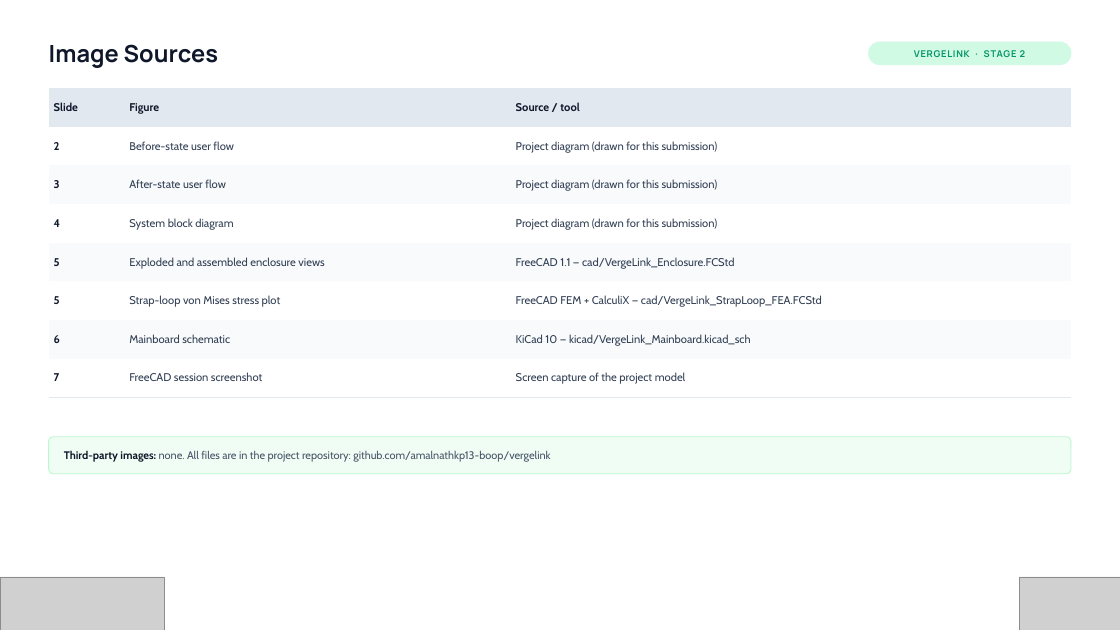
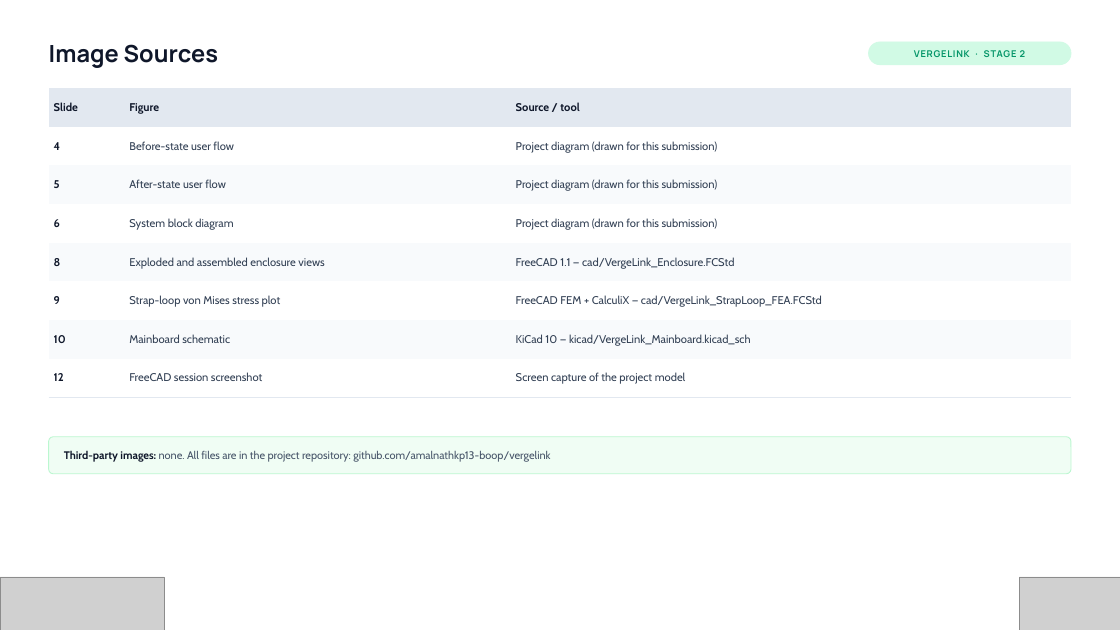
Before and after one commit to amalnathkp13-boop/vergelink, a slide deck: slide 20 of presentation/VergeLink_Vishwakarma_Stage2.pptx (slide 13 before the commit). Drawn at 1120x630 pixels with LibreOffice and Linux fonts; fonts in the diff are those of the drawing; grey boxes stand for pictures; background and template pictures are left out. Boxes give left, top, right and bottom in pixels: in the first picture for what was removed or moved away, otherwise in the second. Text is boxed around its words. In the diff, an @@ line names an element or a change of style, - is before the commit and + after.

```diff
--- a/presentation/VergeLink_Vishwakarma_Stage2.pptx
+++ b/presentation/VergeLink_Vishwakarma_Stage2.pptx
@@ table at (49, 88, 1071, 397) @@
-row 2, column 1: 2
+row 2, column 1: 4
-row 3, column 1: 3
+row 3, column 1: 5
-row 4, column 1: 4
+row 4, column 1: 6
-row 5, column 1: 5
+row 5, column 1: 8
-row 6, column 1: 5
+row 6, column 1: 9
-row 7, column 1: 6
+row 7, column 1: 10
-row 8, column 1: 7
+row 8, column 1: 12
```
Also in this commit, not shown: 10 other slides changed, 7 slides added, 2 other files.
